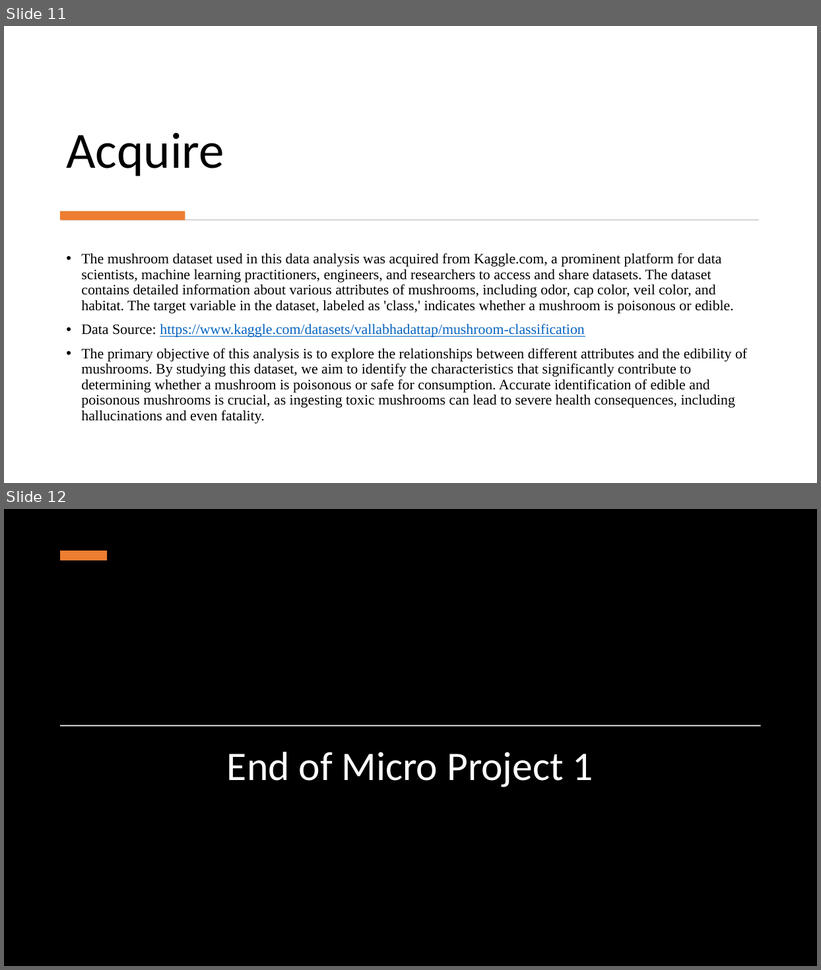
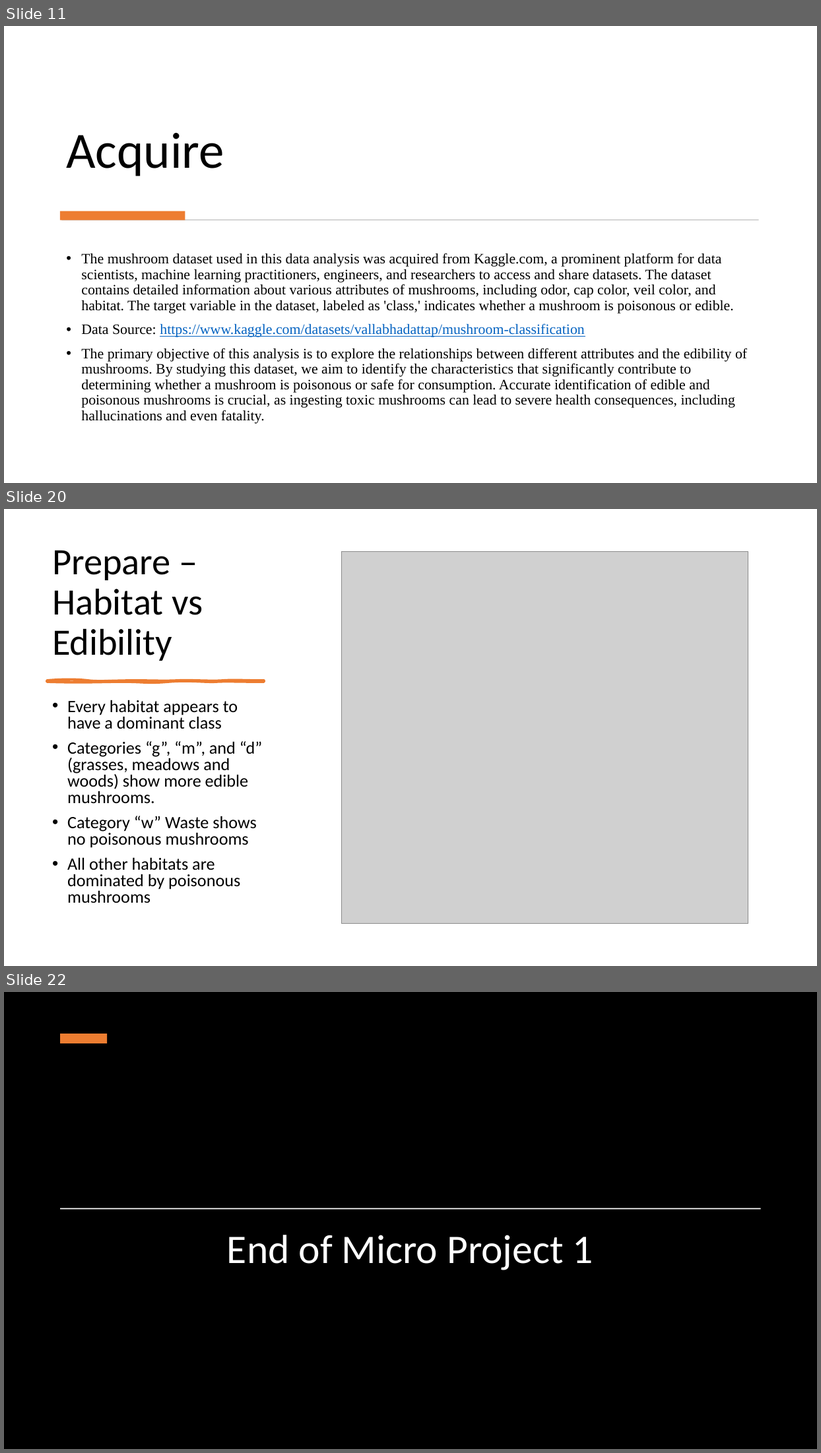
Before and after one commit to elijahcw-git/ANA500-PFDS, a slide deck: Microproject_1/ElijahWalker_ANA500_MP1.pptx. Shown one above the other, each under a label of ours: slides 11 and 12 before the commit, slides 11, 20 and 22 after it; the slides between them are not shown. The pictures are 821x970 and 821x1453 pixels, drawn with LibreOffice and Linux fonts; fonts in the diff are those of the drawing; grey boxes stand for pictures; background and template pictures are left out; a plain dark background stands for a picture behind light text. Boxes give left, top, right and bottom in pixels: in the first picture for what was removed or moved away, otherwise in the second. Text is boxed around its words. In the diff, an @@ line names an element or a change of style, - is before the commit and + after.

Commit message:
Added step 2 - Prepare

```diff
--- a/Microproject_1/ElijahWalker_ANA500_MP1.pptx
+++ b/Microproject_1/ElijahWalker_ANA500_MP1.pptx
@@ slide 20 added at [4, 509, 817, 966], background #FFFFFF @@
@@ title added at [52, 550, 203, 661], 44 pt, text #000000 @@
+Prepare – Habitat vs Edibility
@@ picture added at [341, 552, 748, 923] @@
@@ freeform shape added at [47, 681, 264, 682], fill #ED7D31, outline #ED7D31 3 pt @@
@@ text added at [67, 700, 262, 904], 20.4 pt, text #000000 @@
+• Every habitat appears to have a dominant class
+• Categories “g”, “m”, and “d” (grasses, meadows and woods) show more edible mushrooms.
+• Category “w” Waste shows no poisonous mushrooms
+• All other habitats are dominated by poisonous mushrooms
@@ what was slide 12 is now slide 22 @@
```
Also in this commit, not shown: 9 other slides added, 1 slide removed, 1 other file.
